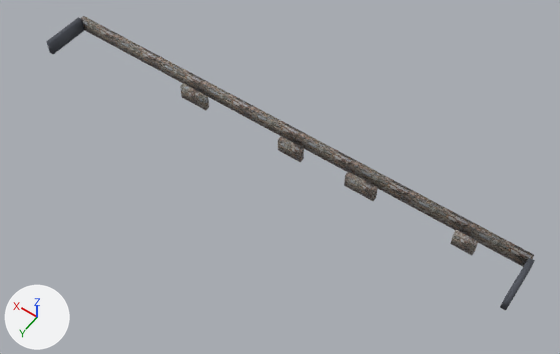
One commit to the OBJ model resources/Niveles/nivel3.obj: the scene before it, then after it.
Camera for both pictures: a 50 mm camera at (-162.0, 773.0, 1090.0) aimed at (338.0, 72.0, -12.0). Arrows for +X, +Y and +Z are at lower left; the lights stay in place. Where no turn or scale is listed for an object, it has been applied to the vertices.
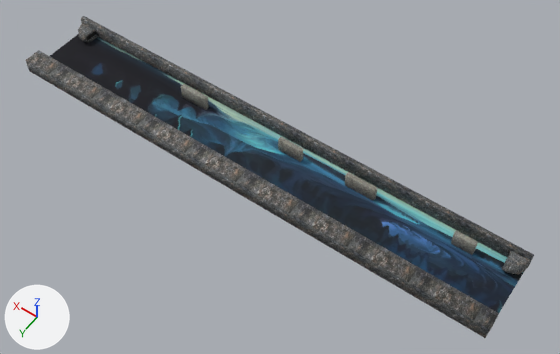
The edits, one by one:
Picture 'rock_cave_0026_01_preview.jpg' (img_rock_cave_0026_01_preview_jpg) is new.
Picture 'cave_interior_background_by_sketcheth-d3kpvx8.jpg' (img_cave_interior_background_by_sketcheth_d3kpvx8_jpg) is new.
Material '21___Default' (mat_21___default) is new.
Its base color is (0.0, 0.0, 0.0) (black #000000).
Its roughness is 0.9.
Material '13___Default' (mat_13___default) is new.
Its texture is img_rock_cave_0026_01_preview_jpg.
Its roughness is 0.9.
Material '19___Default' (mat_19___default) is new.
Its texture is img_cave_interior_background_by_sketcheth_d3kpvx8_jpg.
Its roughness is 0.9.
me_box010 is used by ob_box010; location (0.0, 0.0, 0.0).
Verts and faces of me_box010; kept vertices keep their numbers, new ones are numbered from 8.
Before the commit, vertices of me_box010: 0 (-105.0, -9.0, 0.0), 1 (-105.0, 1.0, 0.0), 2 (894.0, 1.0, 0.0) at pixel (83, 29), 3 (894.0, -9.0, 0.0), 4 (-105.0, -9.0, 30.0) at pixel (534, 254).
Before the commit, vertices of me_box010: 5 (894.0, -9.0, 30.0) at pixel (83, 16), 6 (894.0, 1.0, 30.0) at pixel (80, 18), 7 (-105.0, 1.0, 30.0) at pixel (531, 258).
me_box010 had 8 vertices, 6 faces and spanned x -105.0..894.0, y -9.0..1.0, z 0.0..30.0.
me_box010 now has 12 vertices, 8 faces and spans x -105.0..894.0, y -9.0..1.0, z 0.0..30.0.
Part 1, on me_box010:
Faces deleted: (2, 6, 5, 3), (1, 7, 6, 2), (0, 4, 7, 1).
Vertices 1, 2, 6, 7 move by (0.0, -3.0, 0.0).
New vertex 8 is at (894.0, 1.0, 3.0).
New vertex 9 is at (894.0, 1.0, 27.0), pixel (80, 19).
New vertex 10 is at (-105.0, 1.0, 3.0), pixel (527, 267).
New vertex 11 is at (-105.0, 1.0, 27.0), pixel (531, 259).
New faces: (2, 8, 9, 6, 5, 3), (8, 10, 11, 9), (0, 4, 7, 11, 10, 1), (6, 9, 11, 7), (1, 10, 8, 2).
me_box010 part 2: 3 faces spanning x -105.0..894.0, y -9.0..-2.0, z 0.0..30.0 switch from mat_02___default (picture img_pared2_jpg) to mat_13___default (picture img_rock_cave_0026_01_preview_jpg).
me_box012 is used by ob_box012; location (0.0, 0.0, 0.0).
me_box012 had 8 vertices, 6 faces and spanned x -109.8..-99.8, y 0.8..90.8, z 0.0..30.0.
me_box012 no longer uses material mat_01___default (dark grey #4f535c).
me_box012 now has 66 vertices, 63 faces and spans x -104.0..-68.2, y -0.1..34.4, z 4.2..28.1.
me_box012 part 3: 8 vertices removed from x -109.8..-99.8, y 0.8..90.8, z 0.0..30.0; 66 vertices added at x -104.0..-68.2, y -0.1..34.4, z 4.2..28.1.
me_box012 now uses material mat_13___default (picture img_rock_cave_0026_01_preview_jpg).
me_box012 now uses material mat_21___default (black #000000).
Mesh me_plane002 is new.
It has 4 vertices, 1 face and spans x -103.0..893.0, y -7.0..120.0, z 0.0.
It uses material mat_19___default (picture img_cave_interior_background_by_sketcheth_d3kpvx8_jpg).
Mesh me_box025 is new.
It has 66 vertices, 63 faces and spans x 851.4..887.2, y -0.1..34.4, z -1.6..22.3.
Faces by material slot: [61, 2].
It uses material mat_13___default (picture img_rock_cave_0026_01_preview_jpg).
It uses material mat_21___default (black #000000).
Mesh me_box024 is new.
It has 10 vertices, 7 faces and spans x -105.0..894.0, y 113.0..153.0, z 0.0..30.0.
It uses material mat_13___default (picture img_rock_cave_0026_01_preview_jpg).
Object 'Box013' (ob_box013) is deleted.
Object 'Plane002' (ob_plane002) is new; it shows me_plane002.
Its location is (0.0, 0.0, 0.0).
Object 'Box025' (ob_box025) is new; it shows me_box025.
Its location is (0.0, 0.0, 0.0).
Object 'Box024' (ob_box024) is new; it shows me_box024.
Its location is (0.0, 0.0, 0.0).

Changed parts and their boxes (x1, y1, x2, y2) in the pictures (560 x 354 px):
'Plane002', added (blue): after (50, 34, 524, 313)
'Box024', added: after (26, 50, 499, 338)
'Box010', reshaped: before (80, 16, 534, 266); after (81, 16, 534, 268)
'Box012', reshaped (17% narrower, 51% shorter): before (500, 258, 535, 310); after (502, 250, 531, 275)
'Box013', deleted: before (46, 17, 84, 54)
'Box025', added: after (78, 23, 98, 43)
    faces in mat_13___default (picture img_rock_cave_0026_01_preview_jpg): (78, 23, 98, 43)
part 1 of me_box010, built on: before (82, 20, 533, 266); after (81, 18, 533, 268)
part 2 of me_box010, recoloured: (82, 16, 534, 258) in both
